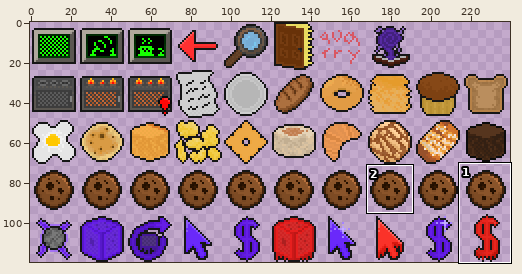
A sprite sheet gets an edit: SMS_minSheet.png. Above: a wide view before the commit, with the close-up outlined.
Close-up. The starting point:
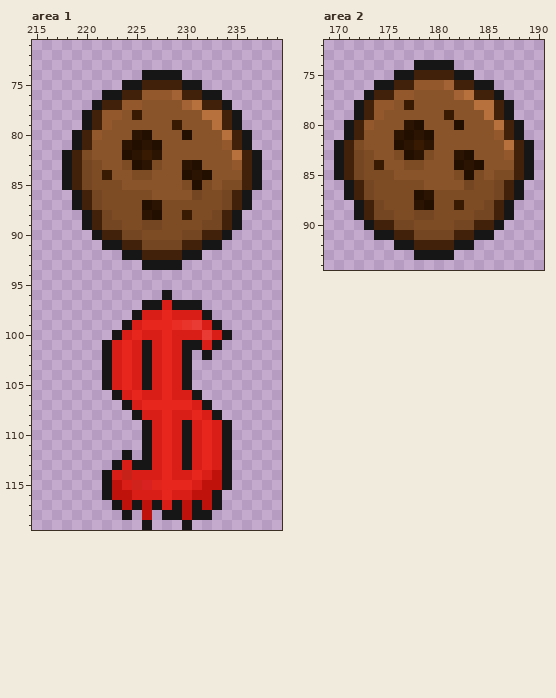
The file is 480x240 pixels, drawn in blocks of 2x2; one block is one cell here. Colours within 5 levels of each other are drawn and written as one. Shown: area 1: x 215..239, y 71..119; area 2: x 169..190, y 72..94. The commit also changed other parts of the picture, which this record leaves out.
The same view after the edit:
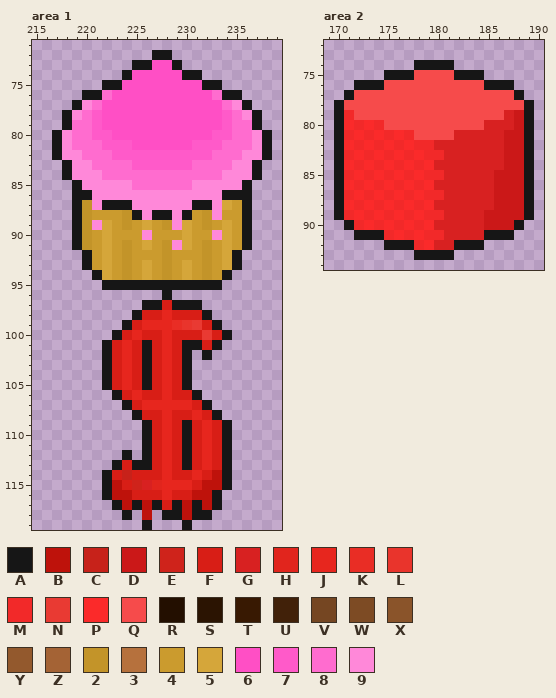
Palette (. is transparent): A #161616  B #be120b  C #c7221a  D #cb1818  E #cf231b  F #d81e16  G #d82121  H #e1251d  J #e7261e  K #e92d25  L #e9342c  M #f22929  N #e93a33  P #fb2a2a  Q #f64b4b  R #230f00  S #2b1402  T #381902  U #412109  V #754622  W #7d4b24  X #8a542a  Y #93592d  Z #a46335  2 #c39429  3 #b6713d  4 #cb9b2e  5 #d5a63a  6 #ff4fc5  7 #ff5ac9  8 #ff6ccf  9 #ff88d9
Changes in this commit:
{"where": "area 1"}
{"y":72,"x":227,"old":"..","new":"AA"}
{"y":73,"x":225,"old":".....","new":"AA66A"}
{"y":74,"x":224,"old":"..AAAA..","new":"A66666AA"}
{"y":75,"x":222,"old":"..AAUUUUAA..","new":"AA66666666AA"}
{"y":76,"x":220,"old":"..AAUUYYYZUUAA..","new":"AA866666666668AA"}
{"y":77,"x":219,"old":"..AUUYYXXXXZ3UUA..","new":"A9866666666666689A"}
{"y":78,"x":218,"old":"..AUYYXTXXXXXX33UA..","new":"A987666666666666789A"}
{"y":79,"x":218,"old":"..AUYXXXXXXTXXX3UA..","new":"A887666666666666788A"}
{"y":80,"x":217,"old":"..AUYXXXSRXXXRXXX3UA..","new":"A98877666666666677889A"}
{"y":81,"x":217,"old":"..AUXXXSRSRXXXXXXYUA..","new":"A98887776666667778889A"}
{"y":82,"x":217,"old":".AUWXXXRSTSXXXXXXX3UA.","new":"A99888777777777788899A"}
{"y":83,"x":219,"old":"UVWXXWRSWXXSRXXXYU","new":"998888777777888899"}
{"y":84,"x":219,"old":"UVWTXXWWXXXRSRXXXU","new":"999888888888888999"}
{"y":85,"x":218,"old":"AUVWWWXXXXXXWRWXWWUA","new":".A9999988888899999A."}
{"y":86,"x":220,"old":"UVWWWWWXXXXVWWVU","new":"A9999999999999AA"}
{"y":87,"x":220,"old":"UVWWWWRSWWWWWWVU","new":"29AAA999999AA954"}
{"y":88,"x":219,"old":".AUVWWWSRWWTWWVUA.","new":"A24442A9AA9A42944A"}
{"y":89,"x":219,"old":".AUVVWWVVWWWWVVUA.","new":"A2954245429542454A"}
{"y":90,"x":219,"old":"..AUUVVWWWWVVUUA..","new":"A2454449444544954A"}
{"y":91,"x":219,"old":"...AAUUVVVVUUAA...","new":"A2454245429542454A"}
{"y":92,"x":220,"old":"....AAUUUUAA....","new":"A45424442444245A"}
{"y":93,"x":220,"old":"......AAAA......","new":"A45424542454245A"}
{"y":94,"x":221,"old":"..............","new":"A542454245424A"}
{"y":95,"x":222,"old":"............","new":"AAAAAAAAAAAA"}
{"where": "area 2"}
{"y":75,"x":175,"old":".","new":"A"}
{"y":75,"x":178,"old":"UUUU","new":"QQQQ"}
{"y":75,"x":184,"old":".","new":"A"}
{"y":76,"x":172,"old":"..","new":"AA"}
{"y":76,"x":175,"old":"AUUYYYZUUA","new":"QQQQQQQQQQ"}
{"y":76,"x":186,"old":"..","new":"AA"}
{"y":77,"x":171,"old":"..AUUYYXXXXZ3UUA..","new":"AQQQQQQQQQQQQQQQQA"}
{"y":78,"x":170,"old":"..AUYYXTXXXXXX33UA..","new":"AQQQQQQQQQQQQQQQQQQA"}
{"y":79,"x":170,"old":"..AUYXXXXXXTXXX3UA..","new":"AMQQQQQQQQQQQQQQQGDA"}
{"y":80,"x":170,"old":".AUYXXXSRXXXRXXX3UA.","new":"APMPMQQQQQQQQQQGGGDA"}
{"y":81,"x":170,"old":".AUXXXSRSRXXXXXXYUA.","new":"AMPMPMPMQQQQGGGGGDDA"}
{"y":82,"x":171,"old":"UWXXXRSTSXXXXXXX3U","new":"PMPMPMPMMGGGGGGGDD"}
{"y":83,"x":171,"old":"UVWXXWRSWXXSRXXXYU","new":"MPMPMPMPMMGGGGGGDD"}
{"y":84,"x":171,"old":"UVWTXXWWXXXRSRXXXU","new":"PMPMPMPMPGGGGGGGDD"}
{"y":85,"x":171,"old":"UVWWWXXXXXXWRWXWWU","new":"MPMPMPMPMMGGGGGDDD"}
{"y":86,"x":170,"old":".AUVWWWWWXXXXVWWVUA.","new":"APMPMPMPMPGGGGGGDDDA"}
{"y":87,"x":170,"old":".AUVWWWWRSWWWWWWVUA.","new":"AMPMPMPMPMMGGGGGDDDA"}
{"y":88,"x":170,"old":"..AUVWWWSRWWTWWVUA..","new":"APMPMPMPMPGGGGGGDDDA"}
{"y":89,"x":170,"old":"..AUVVWWVVWWWWVVUA..","new":"AMPMPMPMPMMGGGGDDDDA"}
{"y":90,"x":171,"old":"..AUUVVWWWWVVUUA..","new":"AMPMPMPMPGGGGGDDDA"}
{"y":91,"x":172,"old":"..","new":"AA"}
{"y":91,"x":175,"old":"AUUVVVVUUA","new":"MPMPMMGGGG"}
{"y":91,"x":186,"old":"..","new":"AA"}
{"y":92,"x":175,"old":".","new":"A"}
{"y":92,"x":178,"old":"UUUU","new":"MPGG"}
{"y":92,"x":184,"old":".","new":"A"}
